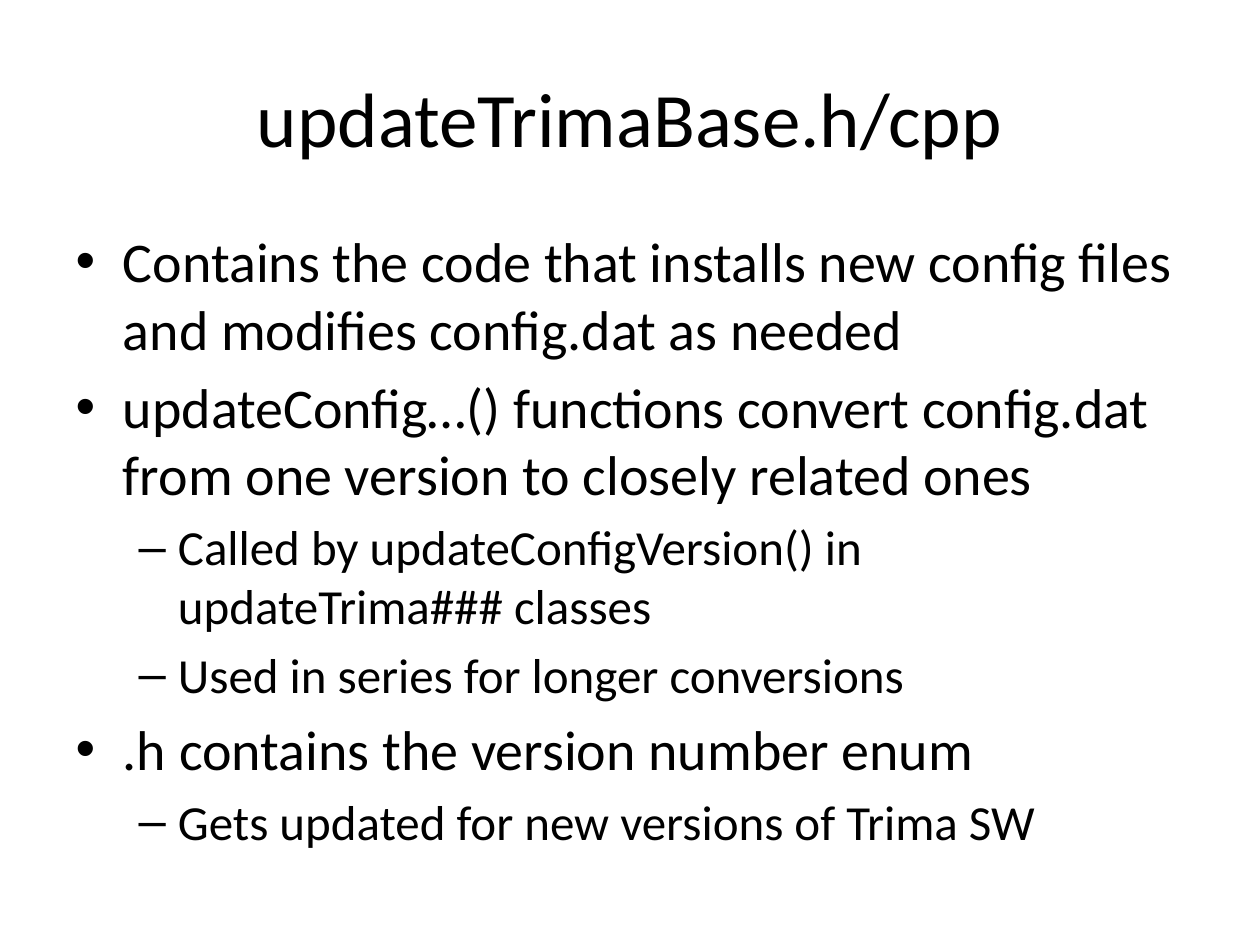
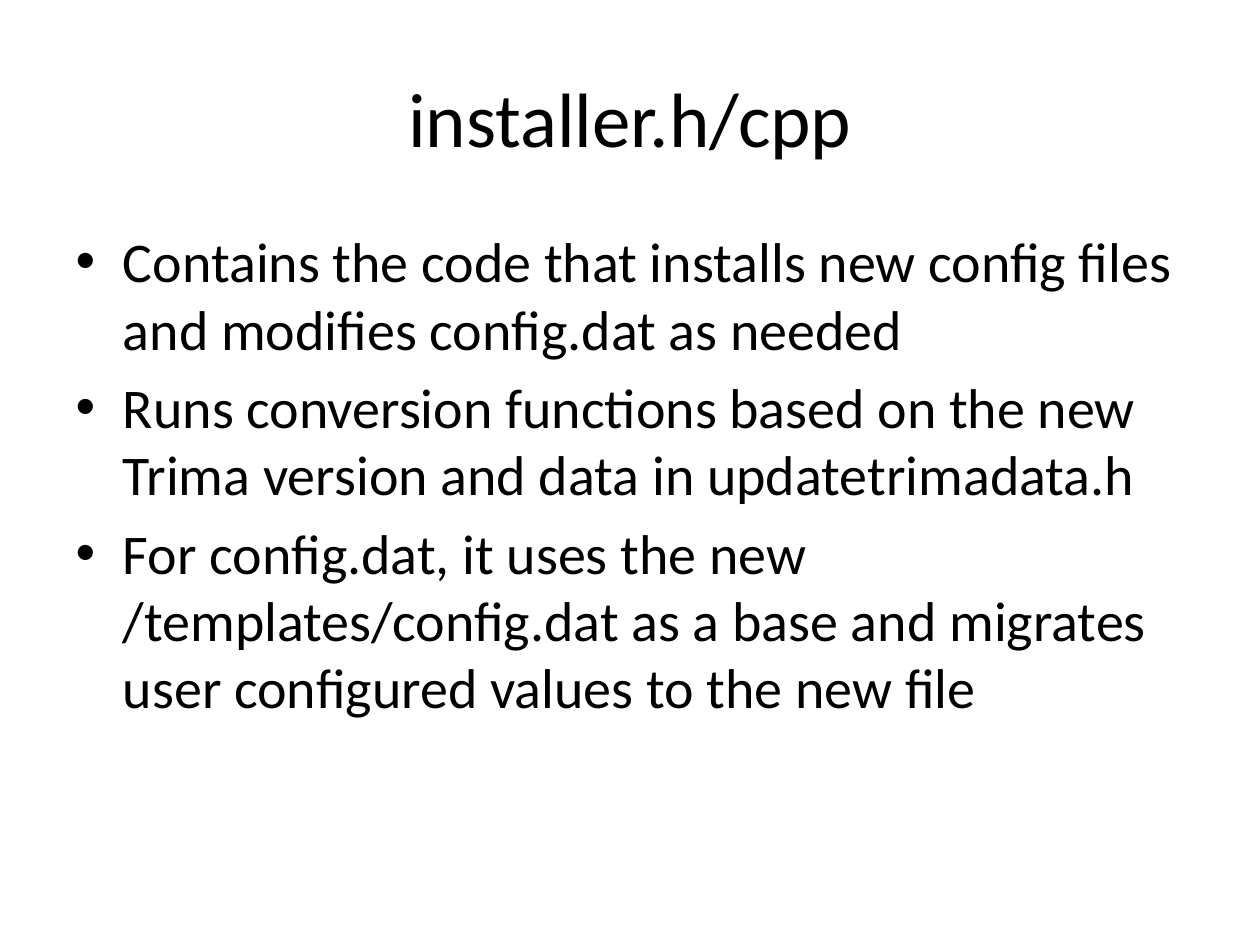
Before and after one commit to ebadusb/Install, a slide deck: slide 4 of Trima Install Scripts.pptx. Drawn at 1260x945 pixels with LibreOffice and Linux fonts; fonts in the diff are those of the drawing. Boxes give left, top, right and bottom in pixels: in the first picture for what was removed or moved away, otherwise in the second. Text is boxed around its words. In the diff, an @@ line names an element or a change of style, - is before the commit and + after.

Commit message:
Updated for new Install architecture.
[git-p4: depot-paths = "//depot/main/embedded/Trima/Install/": change = 56884]

```diff
--- a/Trima Install Scripts.pptx
+++ b/Trima Install Scripts.pptx
@@ background #D2D2D2 to #FFFFFF @@
@@ title at (x1=408, y1=93, x2=851, y2=160): text changed @@
-updateTrimaBase.h/cpp
+installer.h/cpp
@@ text at (x1=123, y1=389, x2=1146, y2=718): text changed; size 28 to 32 pt @@
-• updateConfig…() functions convert config.dat from one version to closely related ones
-  – Called by updateConfigVersion() in updateTrima### classes
-  – Used in series for longer conversions
-• .h contains the version number enum
-  – Gets updated for new versions of Trima SW
+• Runs conversion functions based on the new Trima version and data in updatetrimadata.h
+• For config.dat, it uses the new /templates/config.dat as a base and migrates user configured values to the new file
```
Also in this commit, not shown: 8 other slides changed, 3 slides removed.
